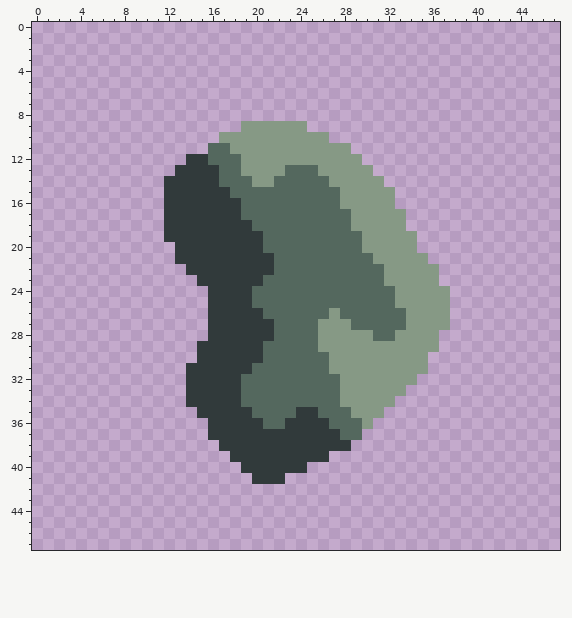
File history of a pixel-art sprite, assets/sprites/blocks/environment/objects/forenite-boulder3.png. Above is the file before it was changed.
The file is 48x48 pixels.
After the commit:
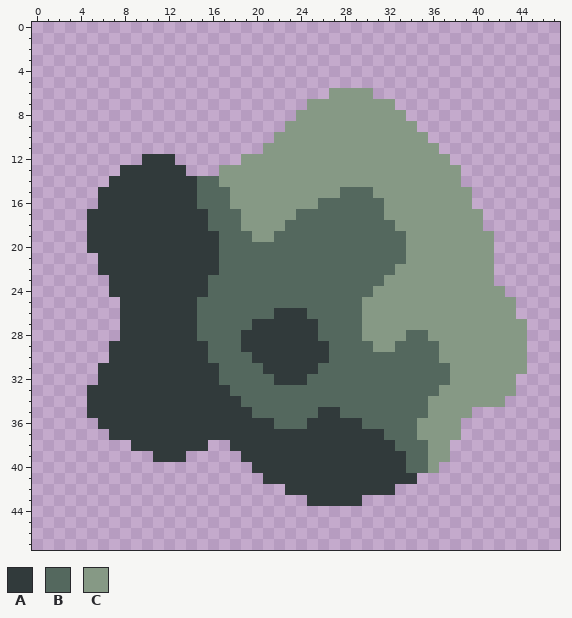
Palette (. is transparent): A #313a3b  B #54685e  C #869985
Change:
@@ x 0..47 @@
  5 ................................................
- 6 ................................................
- 7 ................................................
- 8 ................................................
- 9 ...................CCCCCC.......................
-10 .................CCCCCCCCCC.....................
-11 ................BBCCCCCCCCCCC...................
-12 ..............AABBBCCCCCCCCCCC..................
-13 .............AAAABBCCCCBBBCCCCC.................
-14 ............AAAAABBBCCBBBBBCCCCC................
-15 ............AAAAAABBBBBBBBBBCCCCC...............
-16 ............AAAAAAABBBBBBBBBCCCCC...............
-17 ............AAAAAAABBBBBBBBBBCCCCC..............
-18 ............AAAAAAAABBBBBBBBBCCCCC..............
-19 ............AAAAAAAAABBBBBBBBBCCCCC.............
-20 .............AAAAAAAABBBBBBBBBCCCCC.............
-21 .............AAAAAAAAABBBBBBBBBCCCCC............
-22 ..............AAAAAAAABBBBBBBBBBCCCCC...........
-23 ...............AAAAAABBBBBBBBBBBCCCCC...........
-24 ................AAAABBBBBBBBBBBBBCCCCC..........
-25 ................AAAABBBBBBBBBBBBBCCCCC..........
-26 ................AAAAABBBBBBCBBBBBBCCCC..........
-27 ................AAAAAABBBBCCCBBBBBCCCC..........
-28 ................AAAAAABBBBCCCCCBBCCCC...........
-29 ...............AAAAAABBBBBCCCCCCCCCCC...........
-30 ...............AAAAAABBBBBBCCCCCCCCC............
-31 ..............AAAAAABBBBBBBCCCCCCCCC............
-32 ..............AAAAABBBBBBBBBCCCCCCC.............
-33 ..............AAAAABBBBBBBBBCCCCCC..............
-34 ..............AAAAABBBBBBBBBCCCCC...............
-35 ...............AAAAABBBBAABBBCCC................
-36 ................AAAAABBAAAABBBC.................
-37 ................AAAAAAAAAAAABB..................
-38 .................AAAAAAAAAAAA...................
-39 ..................AAAAAAAAA.....................
-40 ...................AAAAAA.......................
-41 ....................AAA.........................
-42 ................................................
-43 ................................................
+ 6 ...........................CCCC.................
+ 7 .........................CCCCCCCC...............
+ 8 ........................CCCCCCCCCC..............
+ 9 .......................CCCCCCCCCCCC.............
+10 ......................CCCCCCCCCCCCCC............
+11 .....................CCCCCCCCCCCCCCCC...........
+12 ..........AAA......CCCCCCCCCCCCCCCCCCC..........
+13 ........AAAAAA...CCCCCCCCCCCCCCCCCCCCCC.........
+14 .......AAAAAAAABBCCCCCCCCCCCCCCCCCCCCCC.........
+15 ......AAAAAAAAABBBCCCCCCCCCCBBBCCCCCCCCC........
+16 ......AAAAAAAAABBBCCCCCCCCBBBBBBCCCCCCCC........
+17 .....AAAAAAAAAAABBBCCCCCBBBBBBBBCCCCCCCCC.......
+18 .....AAAAAAAAAAABBBCCCCBBBBBBBBBBCCCCCCCC.......
+19 .....AAAAAAAAAAAABBBCCBBBBBBBBBBBBCCCCCCCC......
+20 .....AAAAAAAAAAAABBBBBBBBBBBBBBBBBCCCCCCCC......
+21 ......AAAAAAAAAAABBBBBBBBBBBBBBBBBCCCCCCCC......
+22 ......AAAAAAAAAAABBBBBBBBBBBBBBBBCCCCCCCCC......
+23 .......AAAAAAAAABBBBBBBBBBBBBBBBCCCCCCCCCC......
+24 .......AAAAAAAAABBBBBBBBBBBBBBBCCCCCCCCCCCC.....
+25 ........AAAAAAABBBBBBBBBBBBBBBCCCCCCCCCCCCCC....
+26 ........AAAAAAABBBBBBBAAABBBBBCCCCCCCCCCCCCC....
+27 ........AAAAAAABBBBBAAAAAABBBBCCCCCCCCCCCCCCC...
+28 ........AAAAAAABBBBAAAAAAABBBBCCCCBBCCCCCCCCC...
+29 .......AAAAAAAAABBBAAAAAAAABBBBCCBBBBCCCCCCCC...
+30 .......AAAAAAAAABBBBAAAAAAABBBBBBBBBBCCCCCCCC...
+31 ......AAAAAAAAAAABBBBAAAAABBBBBBBBBBBBCCCCCCC...
+32 ......AAAAAAAAAAABBBBBAAABBBBBBBBBBBBBCCCCCC....
+33 .....AAAAAAAAAAAAABBBBBBBBBBBBBBBBBBBCCCCCCC....
+34 .....AAAAAAAAAAAAAABBBBBBBBBBBBBBBBBCCCCCCC.....
+35 .....AAAAAAAAAAAAAAABBBBBBAABBBBBBBBCCCC........
+36 ......AAAAAAAAAAAAAAAABBBAAAAABBBBBCCCC.........
+37 .......AAAAAAAAAAAAAAAAAAAAAAAAABBBCCCC.........
+38 .........AAAAAAA..AAAAAAAAAAAAAAABBBCC..........
+39 ...........AAA.....AAAAAAAAAAAAAAABBCC..........
+40 ....................AAAAAAAAAAAAAABBC...........
+41 .....................AAAAAAAAAAAAAA.............
+42 .......................AAAAAAAAAA...............
+43 .........................AAAAA..................
 44 ................................................
